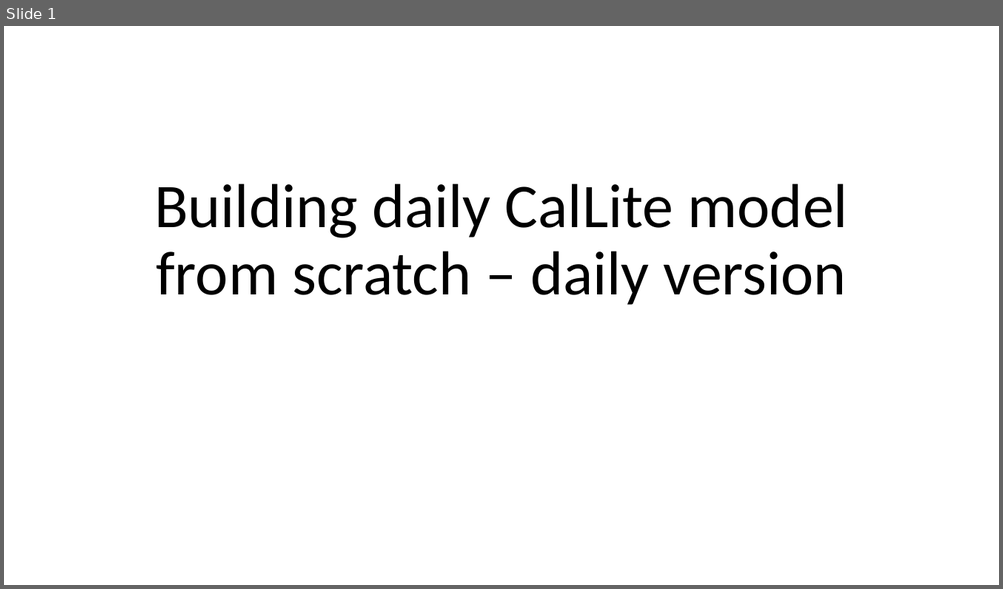
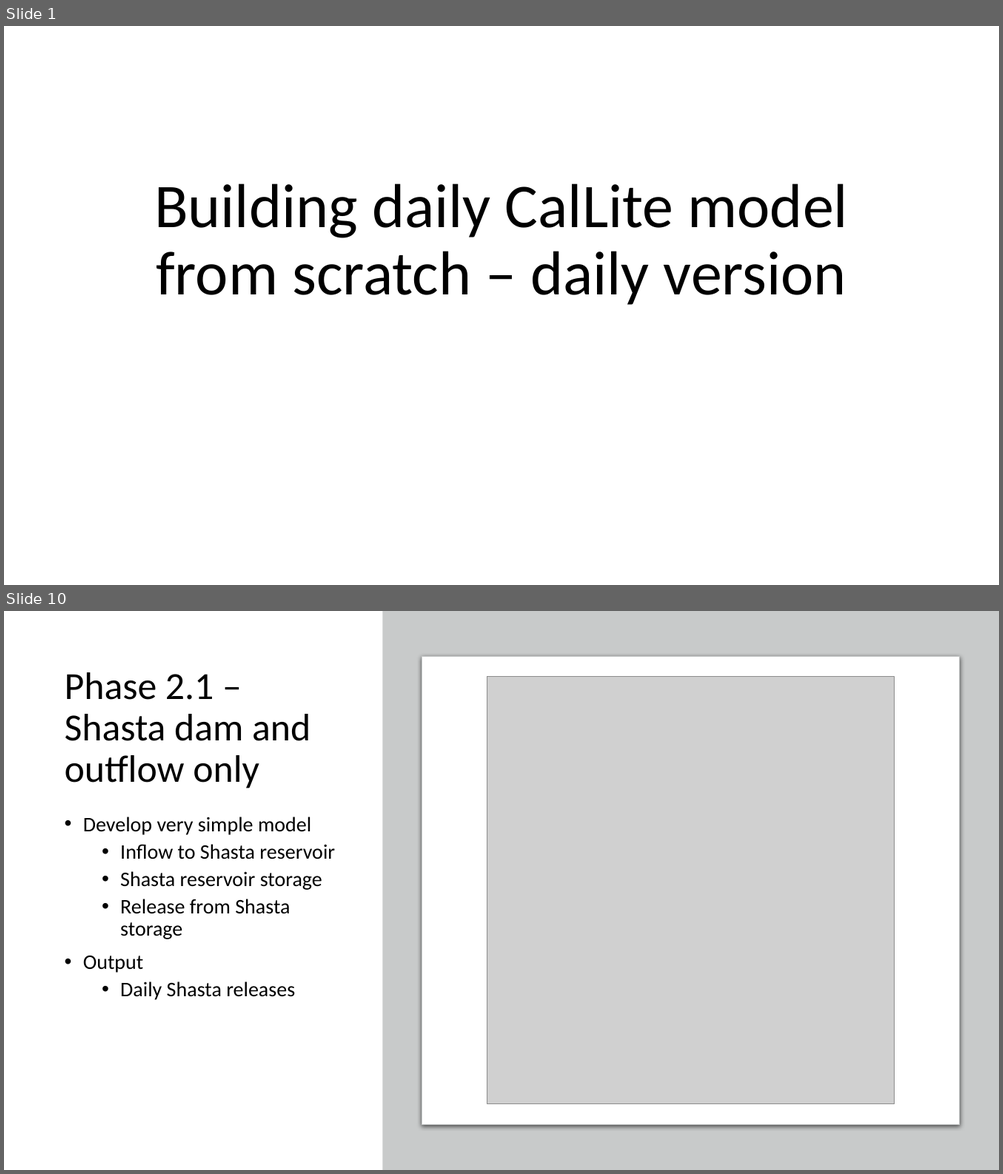
Before and after one commit to nsosorio/DailyCalLiteModel, a slide deck: Building daily CalLite model from scratch – daily.pptx. Shown one above the other, each under a label of ours: slide 1 before the commit, slides 1 and 10 after it; the slides between them are not shown. The pictures are 1003x589 and 1003x1174 pixels, drawn with LibreOffice and Linux fonts; fonts in the diff are those of the drawing; grey boxes stand for pictures. Boxes give left, top, right and bottom in pixels: in the first picture for what was removed or moved away, otherwise in the second. Text is boxed around its words. In the diff, an @@ line names an element or a change of style, - is before the commit and + after.

Commit message:
Reconfigure folders, add Shasta data, and update Powerpoint

```diff
--- a/Building daily CalLite model from scratch – daily.pptx
+++ b/Building daily CalLite model from scratch – daily.pptx
@@ slide 10 added at [4, 611, 999, 1170], background #FFFFFF @@
@@ rectangle added at [382, 611, 999, 1170], fill #C8CACA @@
@@ title added at [65, 672, 310, 789], 37 pt, text #000000 @@
+Phase 2.1 – Shasta dam and outflow only
@@ rounded rectangle added at [422, 657, 959, 1125], fill #FFFFFF, outline #C8CACA 0.75 pt @@
@@ picture added at [486, 677, 894, 1104] @@
@@ text added at [83, 817, 335, 1000], 20 pt, text #000000 @@
+• Develop very simple model
+  • Inflow to Shasta reservoir
+  • Shasta reservoir storage
+  • Release from Shasta storage
+• Output
+  • Daily Shasta releases
```
Also in this commit, not shown: 2 slides changed, 6 other slides added, 45 other files.
